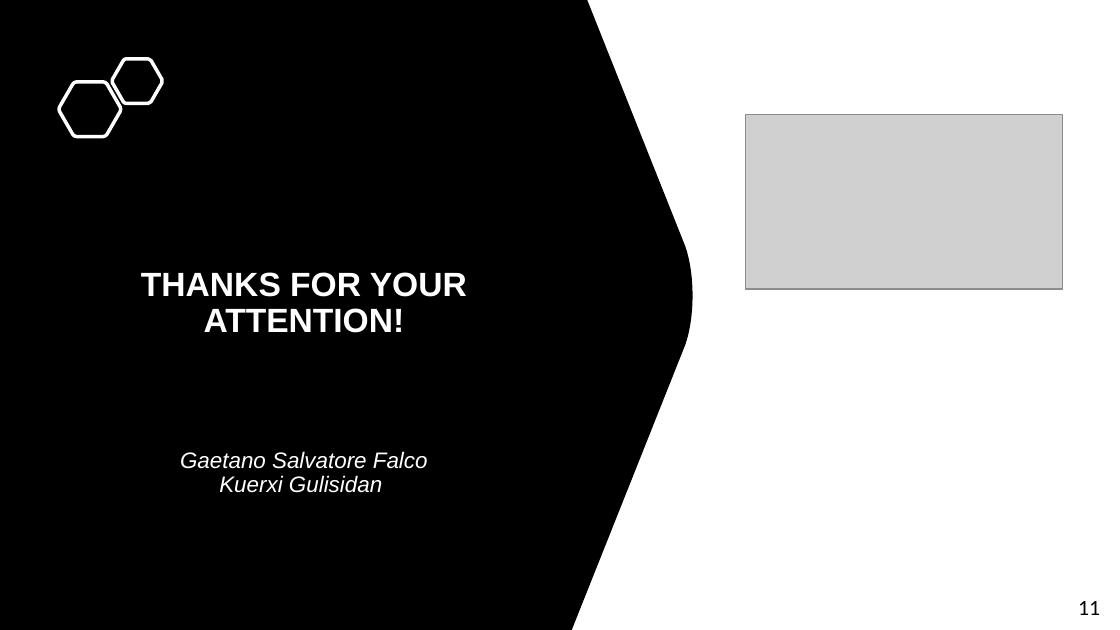
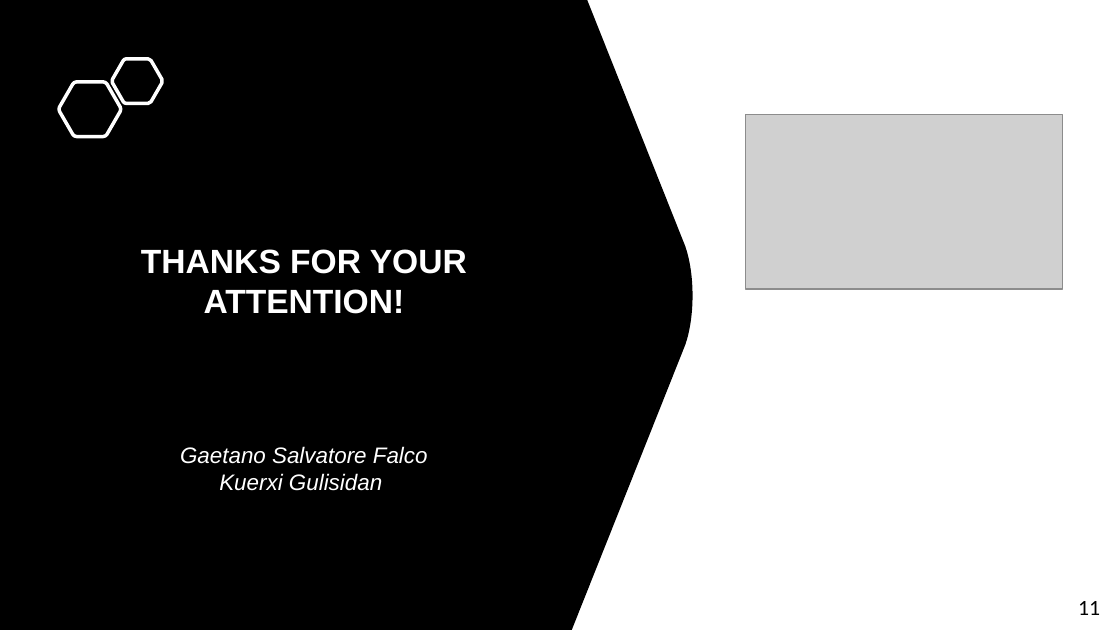
Before and after one commit to chowned/Audio-recognition-for-IOT, a slide deck: slide 14 of Project_Submission/Presentation.pptx (slide 13 before the commit). Drawn at 1120x630 pixels with LibreOffice and Linux fonts; fonts in the diff are those of the drawing; grey boxes stand for pictures. Boxes give left, top, right and bottom in pixels: in the first picture for what was removed or moved away, otherwise in the second. Text is boxed around its words. In the diff, an @@ line names an element or a change of style, - is before the commit and + after.

```diff
--- a/Project_Submission/Presentation.pptx
+++ b/Project_Submission/Presentation.pptx
@@ title "THANKS FOR YOUR ATTENTION! Gaetano ..." at (141,249,467,491): line spacing 0.9 to 1; more space between paragraphs @@
```
Also in this commit, not shown: 8 other slides changed, 1 slide added.
